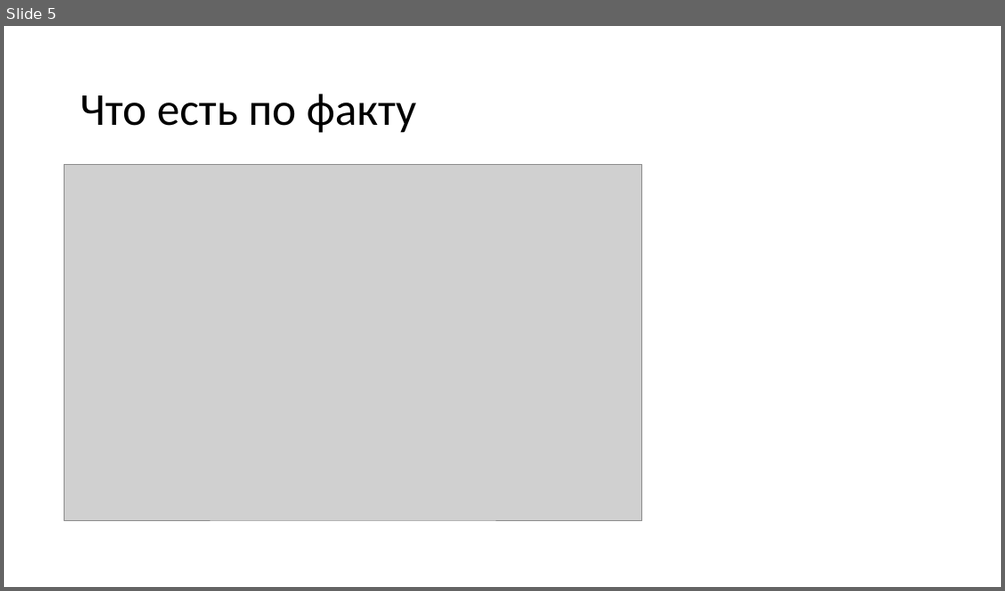
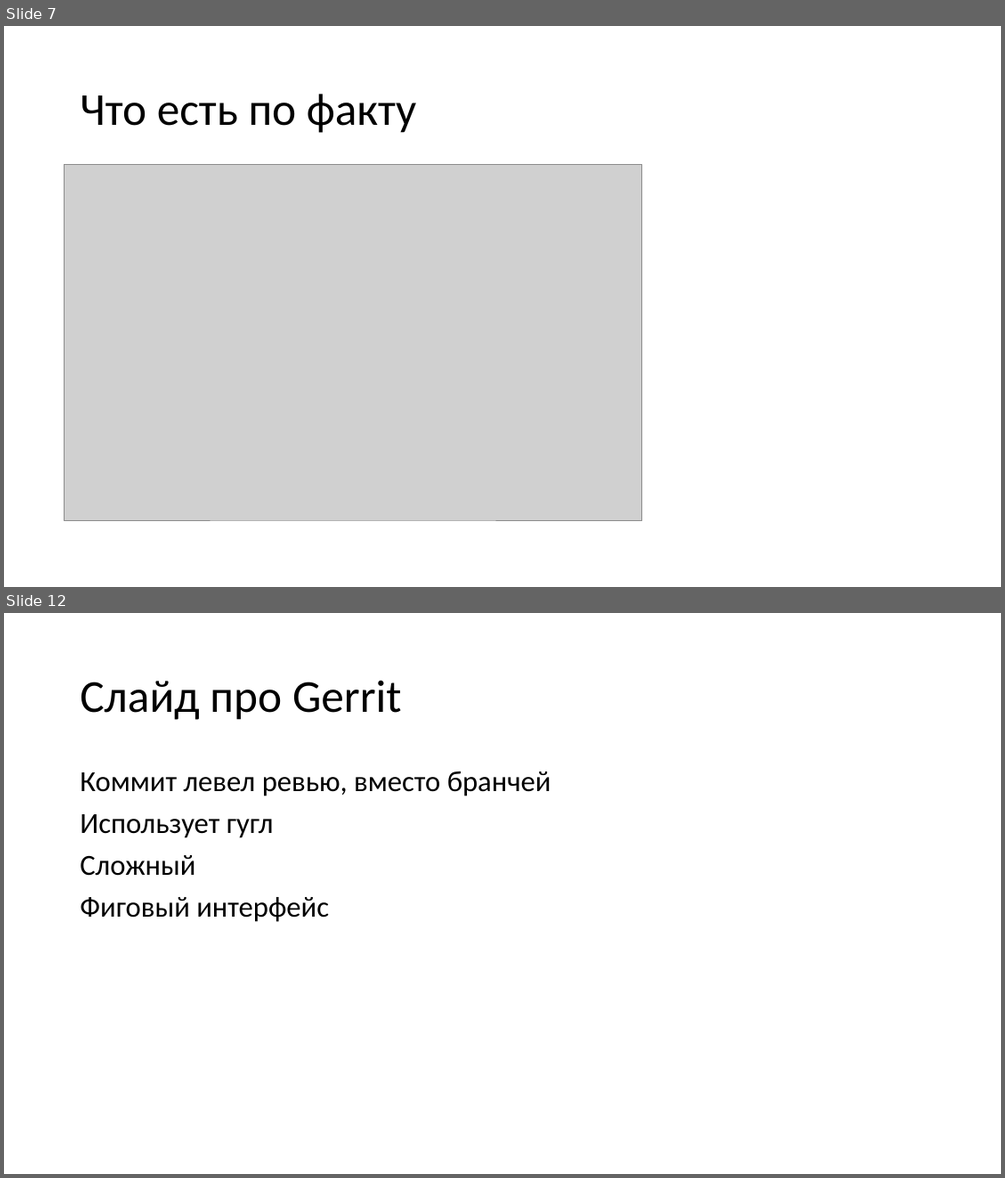
Before and after one commit to dzmitry-varabei/front-end-course, a slide deck: code-review/Presentation1.pptx. Shown one above the other, each under a label of ours: slide 5 before the commit, slides 7 and 12 after it; the slides between them are not shown. The pictures are 1005x591 and 1005x1178 pixels, drawn with LibreOffice and Linux fonts; fonts in the diff are those of the drawing; grey boxes stand for pictures. Boxes give left, top, right and bottom in pixels: in the first picture for what was removed or moved away, otherwise in the second. Text is boxed around its words. In the diff, an @@ line names an element or a change of style, - is before the commit and + after.

```diff
--- a/code-review/Presentation1.pptx
+++ b/code-review/Presentation1.pptx
@@ slide 12 added at [4,613,1001,1174], background #FFFFFF @@
@@ title added at [80,680,401,720], 44 pt, text #000000 @@
+Слайд про Gerrit
@@ text added at [80,771,551,922], 28 pt, text #000000 @@
+Коммит левел ревью, вместо бранчей
+Использует гугл
+Сложный
+Фиговый интерфейс
@@ what was slide 5 is now slide 7 @@
```
Also in this commit, not shown: 9 other slides added, 4 other files.
